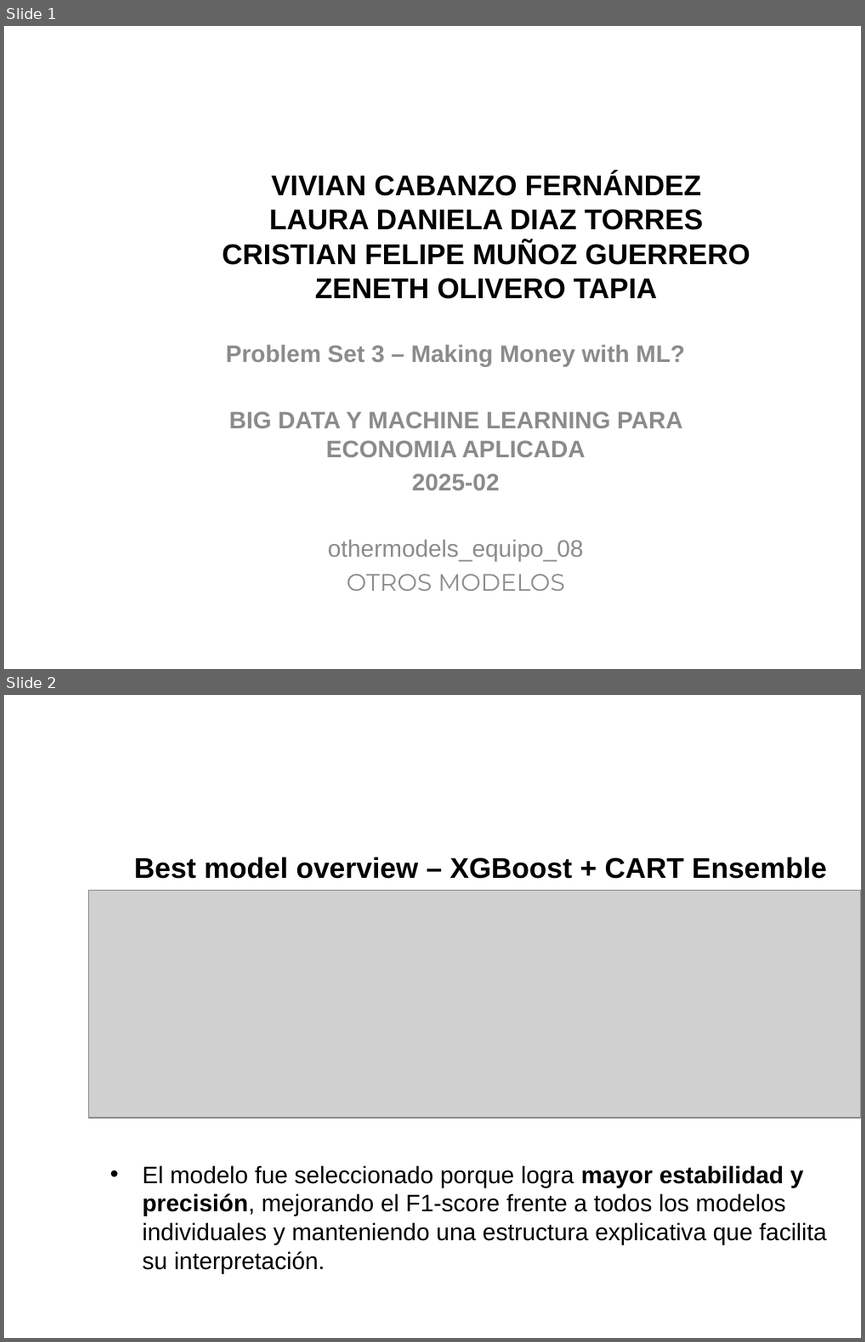
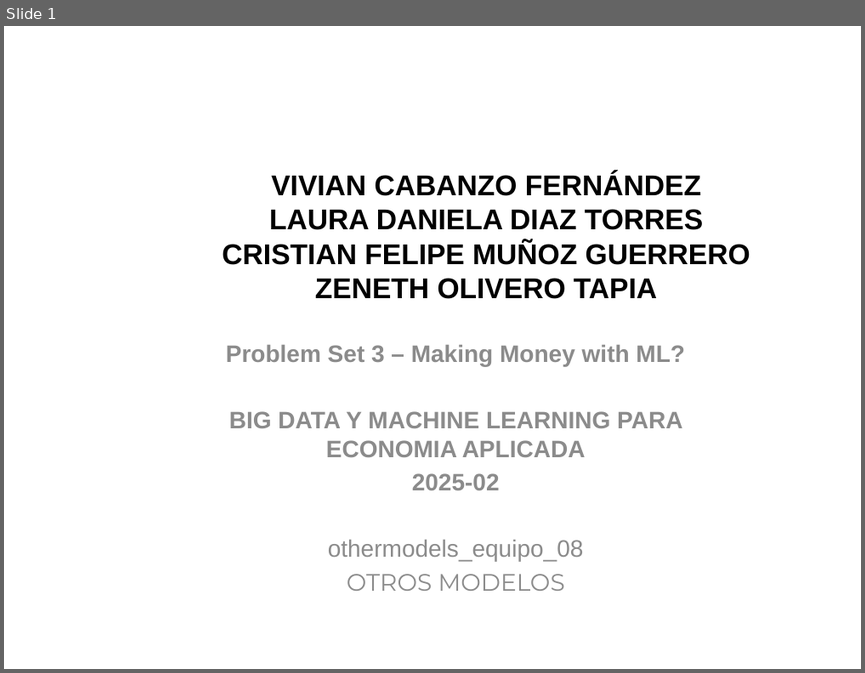
Before and after one commit to zoliverot/Taller3_Making-Money-with-ML, a slide deck: reports/slides/othermodels_equipo_08.pptx. Shown one above the other, each under a label of ours: slides 1 and 2 before the commit, slide 1 after it. The pictures are 865x1342 and 865x673 pixels, drawn with LibreOffice and Linux fonts; fonts in the diff are those of the drawing; grey boxes stand for pictures; background and template pictures are left out. Boxes give left, top, right and bottom in pixels: in the first picture for what was removed or moved away, otherwise in the second. Text is boxed around its words. In the diff, an @@ line names an element or a change of style, - is before the commit and + after.

Commit message:
actualizacion slides best model

```diff
--- a/reports/slides/othermodels_equipo_08.pptx
+++ b/reports/slides/othermodels_equipo_08.pptx
@@ slide 2 removed at bbox=[4, 695, 861, 1338], background picture (left out) @@
@@ title removed at bbox=[134, 857, 827, 879] @@
-Best model overview – XGBoost + CART Ensemble
@@ picture removed at bbox=[89, 891, 861, 1117] @@
@@ text removed at bbox=[143, 1165, 826, 1273] @@
-• El modelo fue seleccionado porque logra mayor estabilidad y precisión, mejorando el F1-score frente a todos los modelos individuales y manteniendo una estructura explicativa que facilita su interpretación.
```
Also in this commit, not shown: 1 slide added, 4 other slides removed, 2 other files.
